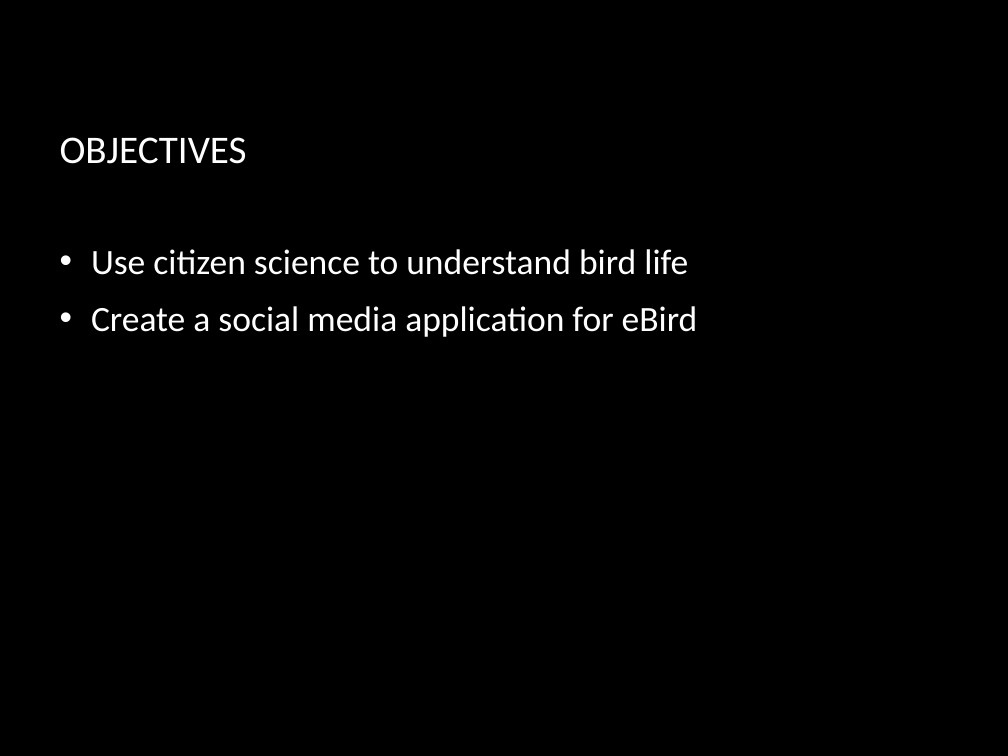
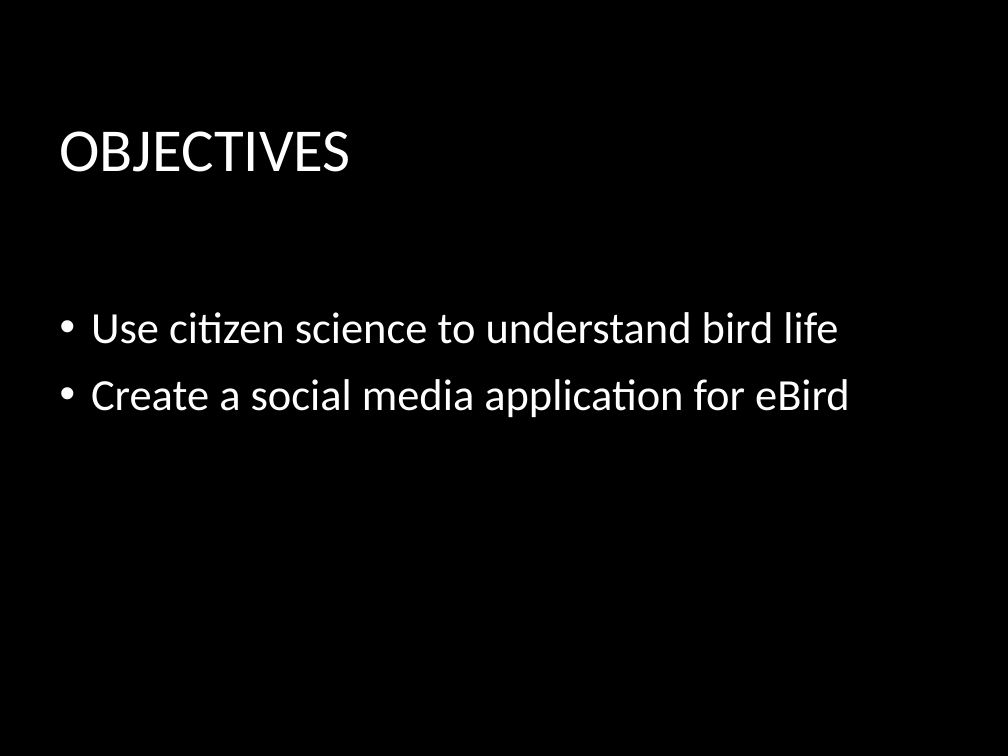
Before and after one commit to qrprat77/https---github.com-qrprat77-Biology_project, a slide deck: slide 3 of Resource/Bio_Presentation.pptx (slide 2 before the commit). Drawn at 1008x756 pixels with LibreOffice and Linux fonts; fonts in the diff are those of the drawing; background and template pictures are left out. Boxes give left, top, right and bottom in pixels: in the first picture for what was removed or moved away, otherwise in the second. Text is boxed around its words. In the diff, an @@ line names an element or a change of style, - is before the commit and + after.

```diff
--- a/Resource/Bio_Presentation.pptx
+++ b/Resource/Bio_Presentation.pptx
@@ title "OBJECTIVES" at <box>60,131,351,172</box>: size 30.9 to 48 pt @@
@@ text "Use citizen science to understand ...": place and size @@
-text "Use citizen science to understand ..." at <box>91,249,698,337</box>
+text "Use citizen science to understand ..." at <box>91,312,850,418</box>
@@ text "Use citizen science to understand ..." at <box>91,312,850,418</box>: size 28 to 35 pt @@
```
Also in this commit, not shown: 8 other slides changed.
